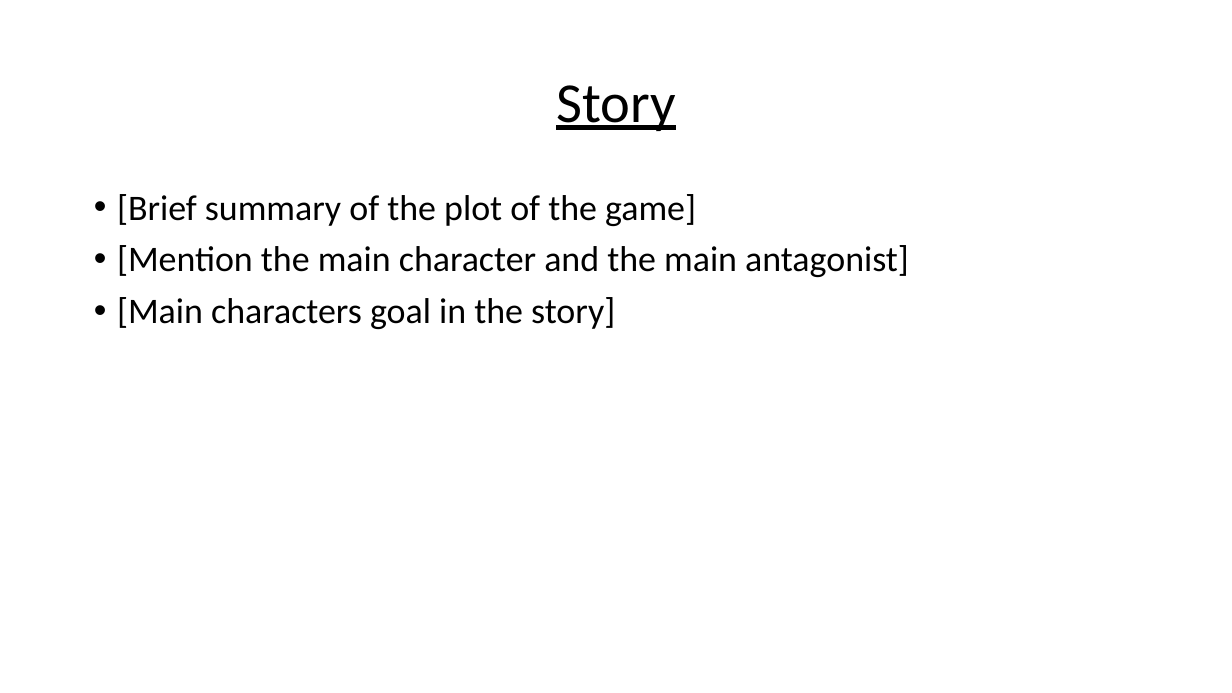
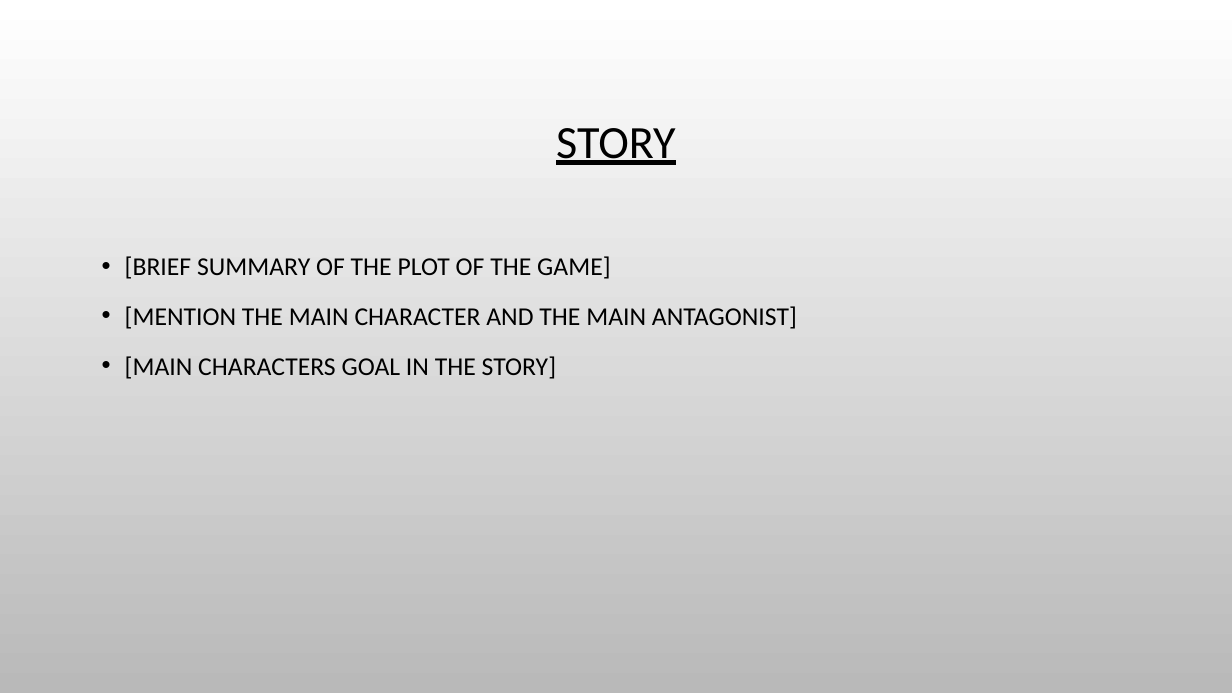
Before and after one commit to chesney85/Year2GameDev, a slide deck: slide 4 of TeamDocs/WordDocs/JelBlob_Presentation_Rough_Idea_Layout.pptx. Drawn at 1232x693 pixels with LibreOffice and Linux fonts; fonts in the diff are those of the drawing; background and template pictures are left out. Boxes give left, top, right and bottom in pixels: in the first picture for what was removed or moved away, otherwise in the second. Text is boxed around its words. In the diff, an @@ line names an element or a change of style, - is before the commit and + after.

```diff
--- a/TeamDocs/WordDocs/JelBlob_Presentation_Rough_Idea_Layout.pptx
+++ b/TeamDocs/WordDocs/JelBlob_Presentation_Rough_Idea_Layout.pptx
@@ background #FFFFFF to picture (left out) @@
@@ title at box(556, 128, 676, 165): text changed; size 44 to 36 pt @@
-Story
+STORY
@@ text at box(125, 256, 797, 379): text changed; size 28 to 20 pt @@
-• [Brief summary of the plot of the game]
-• [Mention the main character and the main antagonist]
-• [Main characters goal in the story]
+• [BRIEF SUMMARY OF THE PLOT OF THE GAME]
+• [MENTION THE MAIN CHARACTER AND THE MAIN ANTAGONIST]
+• [MAIN CHARACTERS GOAL IN THE STORY]
```
Also in this commit, not shown: 12 other slides changed, 2 slides added, 2 slides removed, 1 other file.
